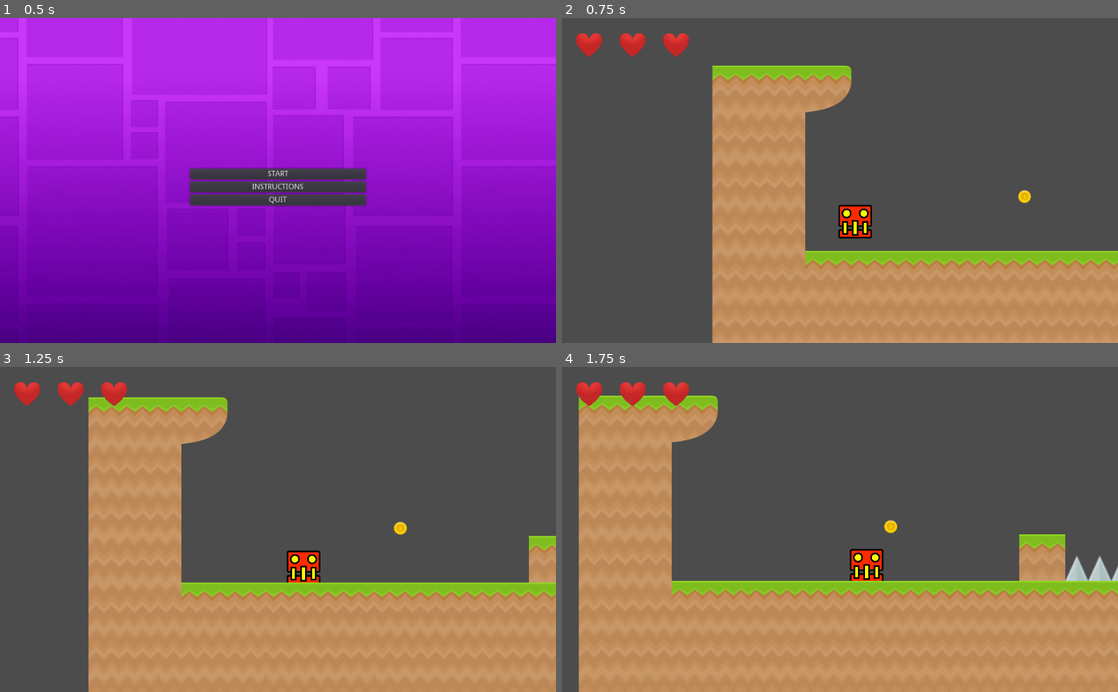
Above: before the commit, frames 1-4 (two rows, left to right).
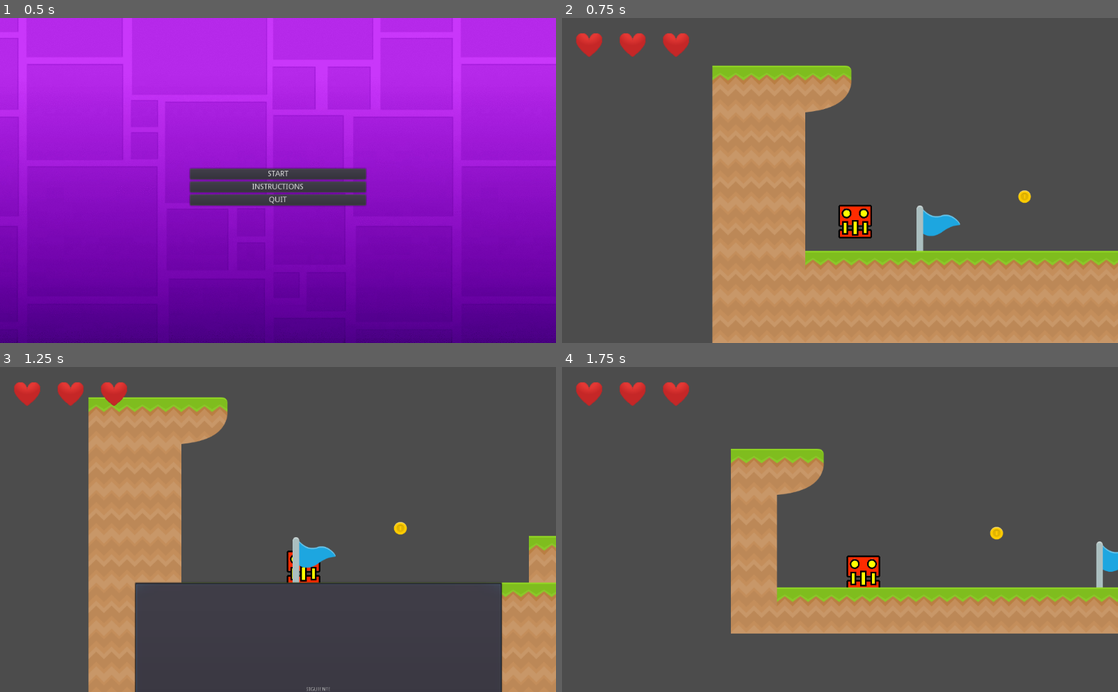
Above: after the commit, the same moments.

Repository: BianchiniMaxi/Programacion-de-Videojuegos-3--Bianchini-Maxi
Game: Godot game, scene res://Scenes/Menu.tscn
Two runs of this game, one before a commit and one after it. Both use one fixed random seed, a clock stepped at 60 frames per second and the inputs below.
Inputs (mouse positions are in pixels of both pictures, inside the frame that each line leads up to):
- Up to frame 1 (0.5 s): no input
- Up to frame 2 (0.75 s): click "START" at 0.5 s
- Up to frame 3 (1.25 s): no input
- Up to frame 4 (1.75 s): click (878, 688) at 1.25 s, where only the run after the commit has a clickable "SIGUIENTE"

Frame 1 is identical in both runs. In frame 2, 0.5% of the frame differs, in the area x 63-72%, y 57-72%; in frame 3, 23%; in frame 4, 42%, in the area x 3-100%, y 8-100%.

Commit message:
Update

Diff:
--- a/MyProyectGodot/Scenes/Nivel 1.tscn
+++ b/MyProyectGodot/Scenes/Nivel 1.tscn
@@ -411,6 +411,7 @@
 [node name="Nivel 1" type="Node2D"]
 script = ExtResource( 4 )
 siguiente_nivel = "Scenes/Nivel 2.tscn"
+nivel_actual = "Scenes/Nivel 1.tscn"
 Corazones = ExtResource( 2 )
 
 [node name="Mapa" type="Node" parent="."]
@@ -451,7 +452,7 @@
 }
 
 [node name="Bandera Final" type="Area2D" parent="."]
-position = Vector2( 7751, -61 )
+position = Vector2( 500, -61 )
 
 [node name="Sprite" type="Sprite" parent="Bandera Final"]
 texture = ExtResource( 9 )
@@ -723,20 +724,37 @@
 
 [node name="GUI" type="CanvasLayer" parent="." groups=["Gui"]]
 
-[node name="Popup" type="Popup" parent="."]
+[node name="PopupPanel" type="PopupPanel" parent="."]
 visible = true
-margin_left = -195.0
-margin_top = -54.0
-margin_right = 40.0
-margin_bottom = 40.0
-
-[node name="WindowDialog" type="WindowDialog" parent="Popup"]
-visible = true
-modulate = Color( 0.509804, 0.0156863, 0.0156863, 1 )
-margin_left = 785.0
-margin_top = -191.0
-margin_right = 833.0
-margin_bottom = -151.0
+margin_left = 310.0
+margin_top = -668.0
+margin_right = 1325.0
+margin_bottom = -76.0
+__meta__ = {
+"_editor_description_": ""
+}
+
+[node name="Label" type="Label" parent="PopupPanel"]
+margin_left = 4.0
+margin_top = 4.0
+margin_right = 1011.0
+margin_bottom = 588.0
+text = "¡FELICIDADES PUDISTE LLEGAR AL FINAL!
+
+AHORA PODES PASAR AL SIGUIENTE NIVEL"
+align = 1
+valign = 1
+__meta__ = {
+"_edit_lock_": true,
+"_editor_description_": ""
+}
+
+[node name="BotonSiguiente" type="Button" parent="PopupPanel"]
+margin_left = 432.0
+margin_top = 413.0
+margin_right = 592.0
+margin_bottom = 444.0
+text = "SIGUIENTE"
 
 [connection signal="body_entered" from="Bandera Final" to="." method="_on_Bandera_Final_body_entered"]
 [connection signal="body_entered" from="Pinches/Pinche" to="Pinches/Pinche" method="_on_Pinche_body_entered"]
@@ -751,3 +769,4 @@
 [connection signal="body_entered" from="Monedas/Moneda" to="Monedas/Moneda" method="_on_Moneda_body_entered"]
 [connection signal="body_entered" from="Monedas/Moneda2" to="Monedas/Moneda2" method="_on_Moneda_body_entered"]
 [connection signal="body_entered" from="Monedas/Moneda3" to="Monedas/Moneda3" method="_on_Moneda_body_entered"]
+[connection signal="pressed" from="PopupPanel/BotonSiguiente" to="." method="_on_BotonSiguiente_pressed"]
--- a/MyProyectGodot/Scenes/Nivel 2.tscn
+++ b/MyProyectGodot/Scenes/Nivel 2.tscn
@@ -411,6 +411,7 @@
 [node name="Nivel 2" type="Node2D"]
 script = ExtResource( 6 )
 siguiente_nivel = "Scenes/Nivel 3.tscn"
+nivel_actual = "Scenes/Nivel 2.tscn"
 Corazones = ExtResource( 9 )
 
 [node name="Mapa" type="Node" parent="."]
@@ -509,6 +510,41 @@
 
 [node name="GUI" type="CanvasLayer" parent="." groups=["Gui"]]
 
+[node name="PopupPanel" type="PopupPanel" parent="."]
+visible = true
+margin_left = 310.0
+margin_top = -668.0
+margin_right = 1325.0
+margin_bottom = -76.0
+__meta__ = {
+"_editor_description_": ""
+}
+
+[node name="Label" type="Label" parent="PopupPanel"]
+margin_left = 4.0
+margin_top = 4.0
+margin_right = 1011.0
+margin_bottom = 588.0
+text = "¡FELICIDADES PUDISTE LLEGAR AL FINAL!
+
+AHORA PODES PASAR AL SIGUIENTE NIVEL"
+align = 1
+valign = 1
+__meta__ = {
+"_edit_lock_": true,
+"_editor_description_": ""
+}
+
+[node name="BotonSiguiente" type="Button" parent="PopupPanel"]
+margin_left = 4.0
+margin_top = 4.0
+margin_right = 1011.0
+margin_bottom = 588.0
+text = "SIGUIENTE"
+__meta__ = {
+"_edit_lock_": true
+}
+
 [connection signal="body_entered" from="Bandera Final" to="." method="_on_Bandera_Final_body_entered"]
 [connection signal="body_entered" from="Pinches/Pinche" to="Pinches/Pinche" method="_on_Pinche_body_entered"]
 [connection signal="body_entered" from="Monedas/Moneda" to="Monedas/Moneda" method="_on_Moneda_body_entered"]
--- a/MyProyectGodot/Scenes/Nivel 3.tscn
+++ b/MyProyectGodot/Scenes/Nivel 3.tscn
@@ -411,6 +411,7 @@
 [node name="Nivel 3" type="Node2D"]
 script = ExtResource( 6 )
 siguiente_nivel = "Scenes/Menu.tscn"
+nivel_actual = "Scenes/Nivel 3.tscn"
 Corazones = ExtResource( 9 )
 
 [node name="Mapa" type="Node" parent="."]
@@ -509,6 +510,41 @@
 
 [node name="GUI" type="CanvasLayer" parent="." groups=["Gui"]]
 
+[node name="PopupPanel" type="PopupPanel" parent="."]
+visible = true
+margin_left = 310.0
+margin_top = -668.0
+margin_right = 1325.0
+margin_bottom = -76.0
+__meta__ = {
+"_editor_description_": ""
+}
+
+[node name="Label" type="Label" parent="PopupPanel"]
+margin_left = 4.0
+margin_top = 4.0
+margin_right = 1011.0
+margin_bottom = 588.0
+text = "¡FELICIDADES PUDISTE LLEGAR AL FINAL!
+
+AHORA PODES PASAR AL SIGUIENTE NIVEL"
+align = 1
+valign = 1
+__meta__ = {
+"_edit_lock_": true,
+"_editor_description_": ""
+}
+
+[node name="BotonSiguiente" type="Button" parent="PopupPanel"]
+margin_left = 4.0
+margin_top = 4.0
+margin_right = 1011.0
+margin_bottom = 588.0
+text = "SIGUIENTE"
+__meta__ = {
+"_edit_lock_": true
+}
+
 [connection signal="body_entered" from="Bandera Final" to="." method="_on_Bandera_Final_body_entered"]
 [connection signal="body_entered" from="Pinches/Pinche" to="Pinches/Pinche" method="_on_Pinche_body_entered"]
 [connection signal="body_entered" from="Monedas/Moneda" to="Monedas/Moneda" method="_on_Moneda_body_entered"]
--- a/MyProyectGodot/Sripts/Niveles.gd
+++ b/MyProyectGodot/Sripts/Niveles.gd
@@ -1,6 +1,7 @@
 extends Node2D
 
 export (String) var siguiente_nivel
+export (String) var nivel_actual
 export (PackedScene) var Corazones
 
 var lista_vidas = []
@@ -14,9 +15,6 @@
 
 
 func agarrar_moneda():
-	$Popup.popup(Rect2(0,0,500, 500))
-
-	#$Popup.about_to_show()
 	puntos += 15
 
 func _physics_process(delta):
@@ -32,9 +30,8 @@
 
 func _on_Bandera_Final_body_entered(body):
 	if body.is_in_group("Jugador"):
-		get_tree().change_scene(siguiente_nivel)
-		#$Popup.popup(Rect2(500,0,500, 500))
-
+		$PopupPanel.popup()
+		#get_tree().paused = true
 
 func crear_vidas():
 	for i in 3:
@@ -47,3 +44,8 @@
 func perder_vidas():
 	vidas -= 1
 	lista_vidas[vidas].queue_free()
+
+
+func _on_BotonSiguiente_pressed():
+	get_tree().paused = false
+	get_tree().change_scene(siguiente_nivel)
